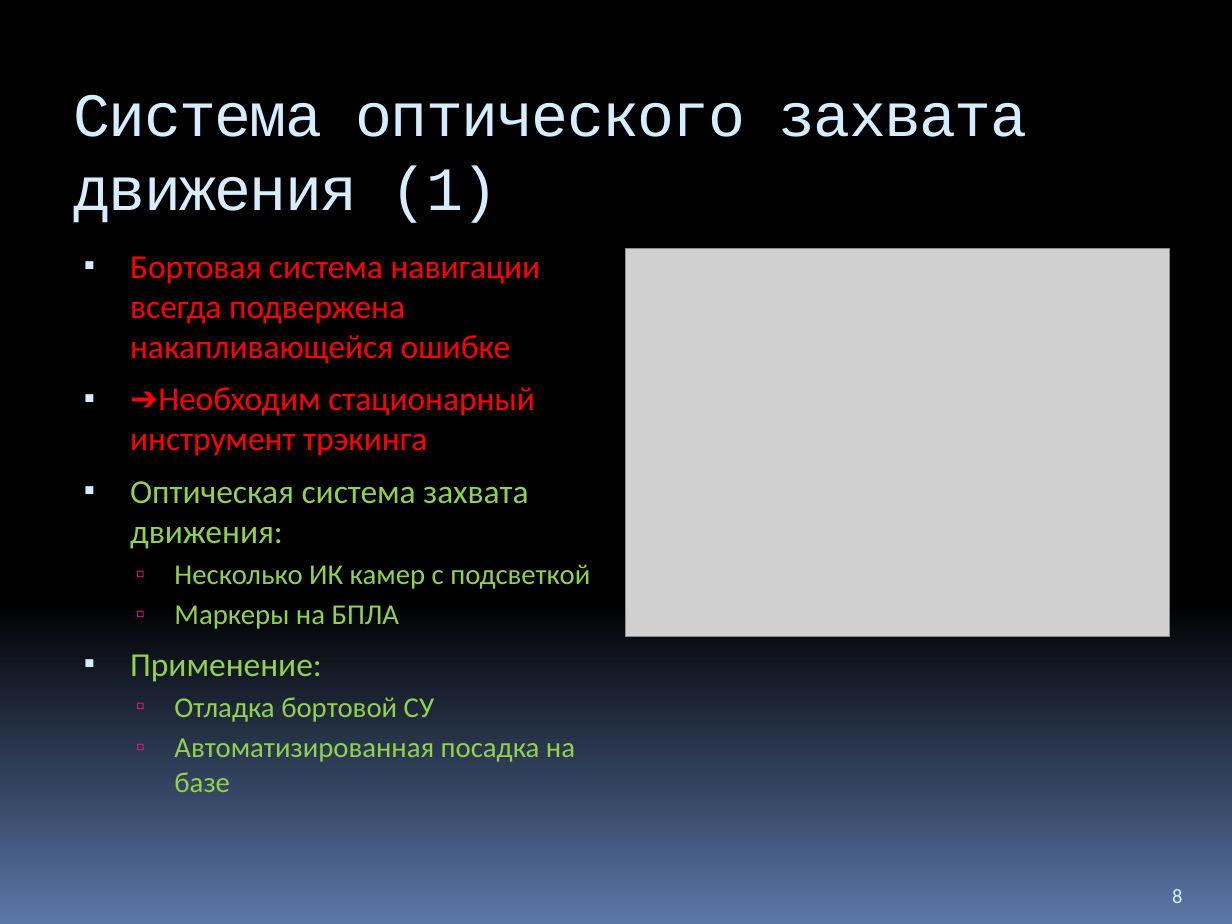
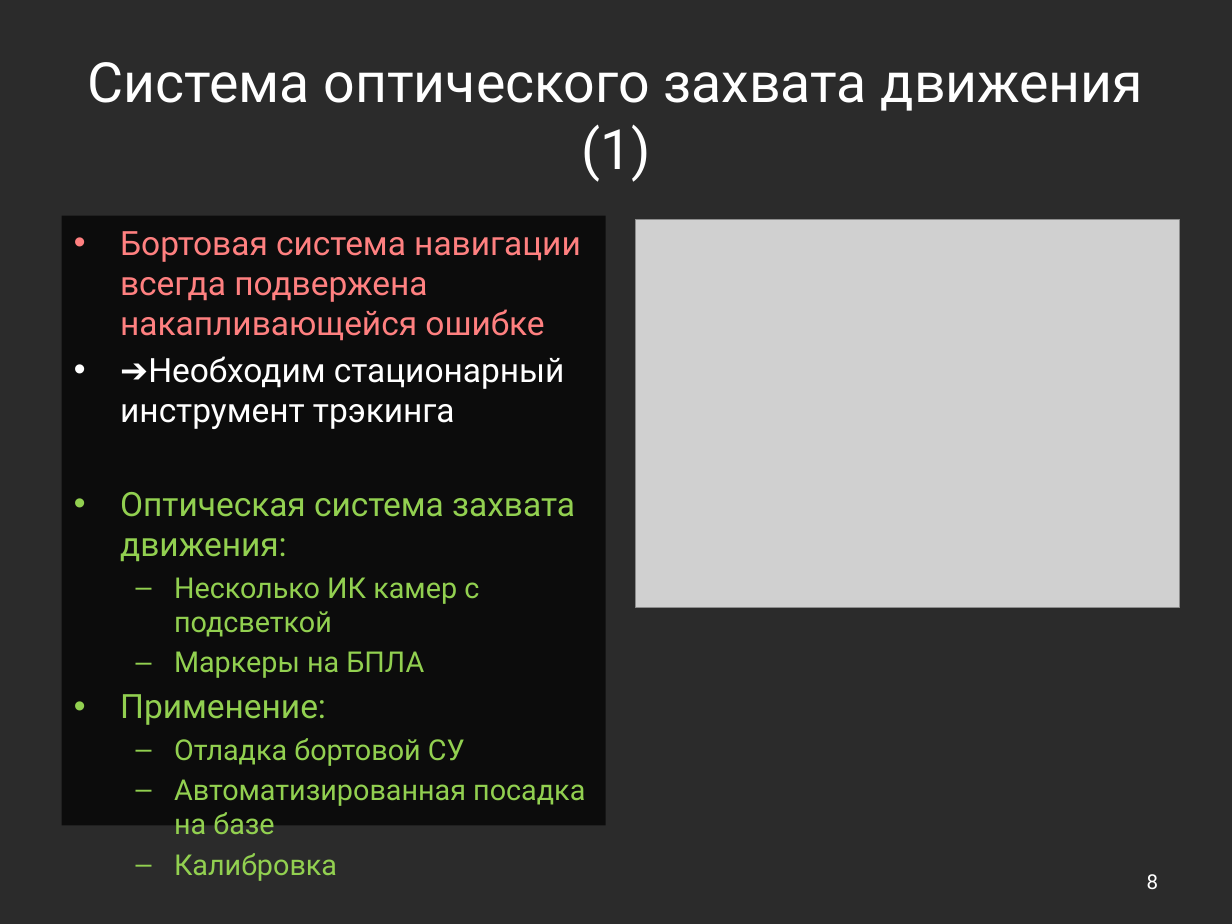
Before and after one commit to Jacobi20/quadro-xds, a slide deck: slide 8 of Docs/Medias2012.pptx. Drawn at 1232x924 pixels with LibreOffice and Linux fonts; fonts in the diff are those of the drawing; grey boxes stand for pictures; background and template pictures are left out; a plain dark background stands for a picture behind light text. Boxes give left, top, right and bottom in pixels: in the first picture for what was removed or moved away, otherwise in the second. Text is boxed around its words. In the diff, an @@ line names an element or a change of style, - is before the commit and + after.

```diff
--- a/Docs/Medias2012.pptx
+++ b/Docs/Medias2012.pptx
@@ background gradient #000000 to #5B77A8 to picture (left out) @@
@@ title "Система оптического захвата движения (1)": place and size @@
-title "Система оптического захвата движения (1)" at box(74, 94, 1027, 223)
+title "Система оптического захвата движения (1)" at box(88, 62, 1144, 182)
@@ title "Система оптического захвата движения (1)" at box(88, 62, 1144, 182): size 36 to 32.4 pt, font Courier New to Roboto, text colour #D6ECFF to #FFFFFF, letter spacing -1 to 0 pt; alignment left to centre; vertical alignment top to middle @@
@@ text at box(62, 216, 606, 825): paragraph added @@
+  – Калибровка
@@ text "Бортовая система навигации всегда подвержена ...": place and size @@
-text "Бортовая система навигации всегда подвержена ..." at box(130, 256, 590, 792)
+text "Бортовая система навигации всегда подвержена ..." at box(62, 216, 606, 825)
@@ text "Бортовая система навигации всегда подвержена ..." at box(62, 216, 606, 825): fill none to #000000 at 70% opacity @@
@@ text at box(120, 231, 585, 835): font Calibri to Roboto; text colour #FF0000 to #FF8080 in "Бортовая система навигации всегда подвержена накапливающейся ..."; text colour #FF0000 to #FFFFFF in "➔Необходим стационарный инструмент трэкинга"; bullet ▪ to •; less space between paragraphs; bullet ▫ to – @@
@@ picture: place and size @@
-picture at box(626, 249, 1170, 637)
+picture at box(636, 219, 1180, 607)
@@ page number: place and size @@
-page number at box(1172, 889, 1182, 903)
+page number at box(1147, 874, 1159, 889)
@@ page number at box(1147, 874, 1159, 889): font Calibri to Roboto, text colour #D6ECFF to #FFFFFF; alignment left to right; vertical alignment bottom to middle @@
```
Also in this commit, not shown: 11 other slides changed, 1 slide added, 1 slide removed, 1 other file.
